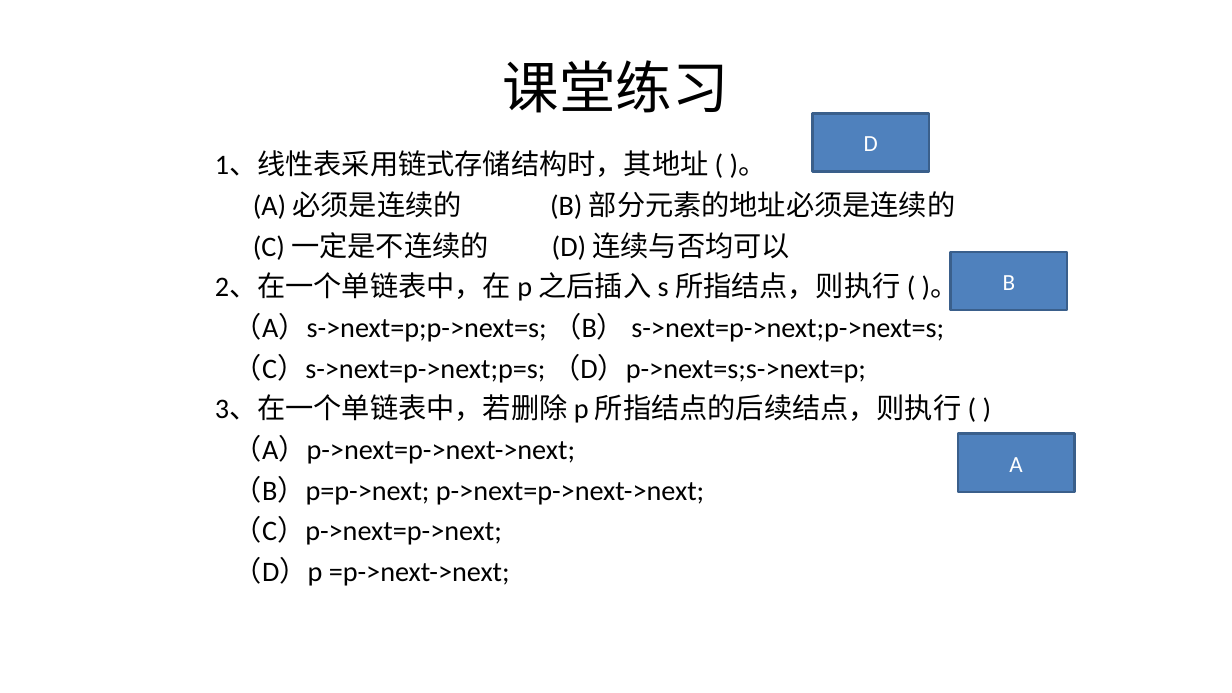
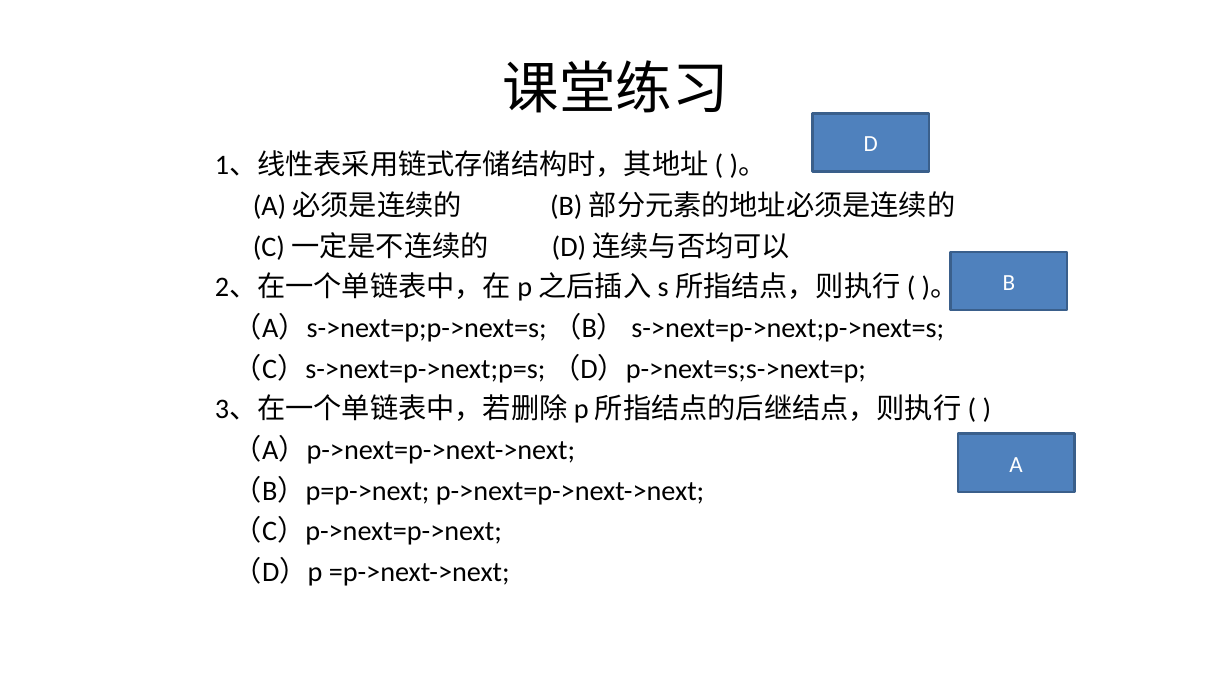
Before and after one commit to Gempittance/Data_Structur_Build, a slide deck: slide 52 of 数据结构PPT/ds2.pptx. Drawn at 1232x693 pixels with LibreOffice and Linux fonts; fonts in the diff are those of the drawing. Boxes give left, top, right and bottom in pixels: in the first picture for what was removed or moved away, otherwise in the second. Text is boxed around its words. In the diff, an @@ line names an element or a change of style, - is before the commit and + after.

```diff
--- a/数据结构PPT/ds2.pptx
+++ b/数据结构PPT/ds2.pptx
@@ text at [215,394,961,423]: text changed @@
-3、在一个单链表中，若删除 p 所指结点的后续结点，则执行 ( )
+3、在一个单链表中，若删除 p 所指结点的后继结点，则执行 ( )
```
Also in this commit, not shown: 5 other slides changed.
